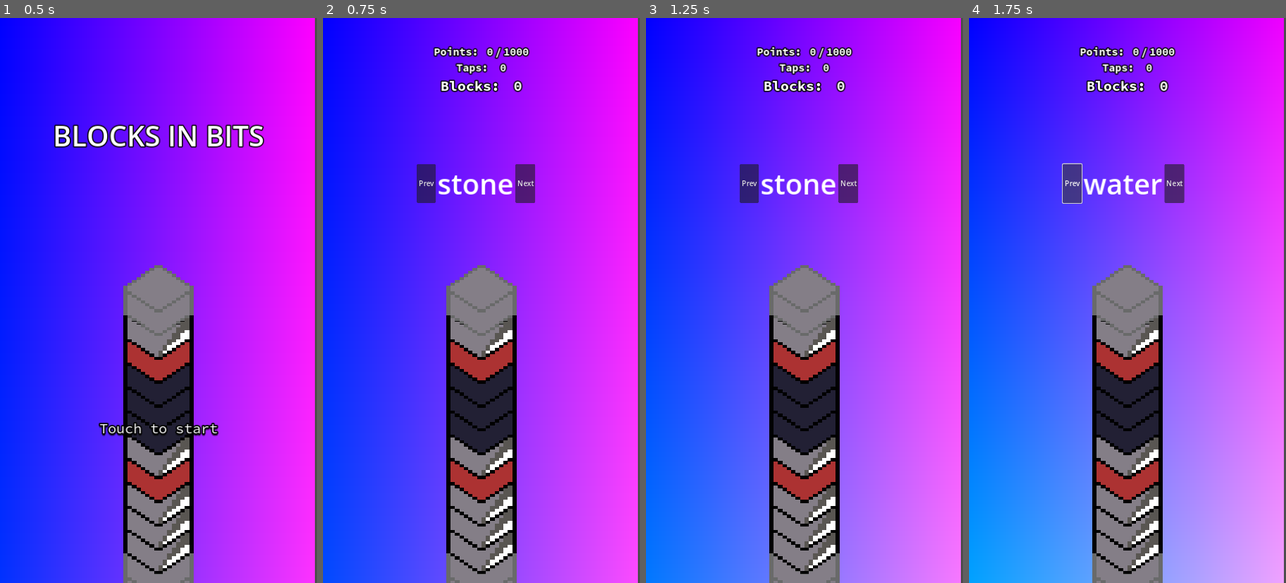
Above: before the commit, frames 1-4 (left to right).
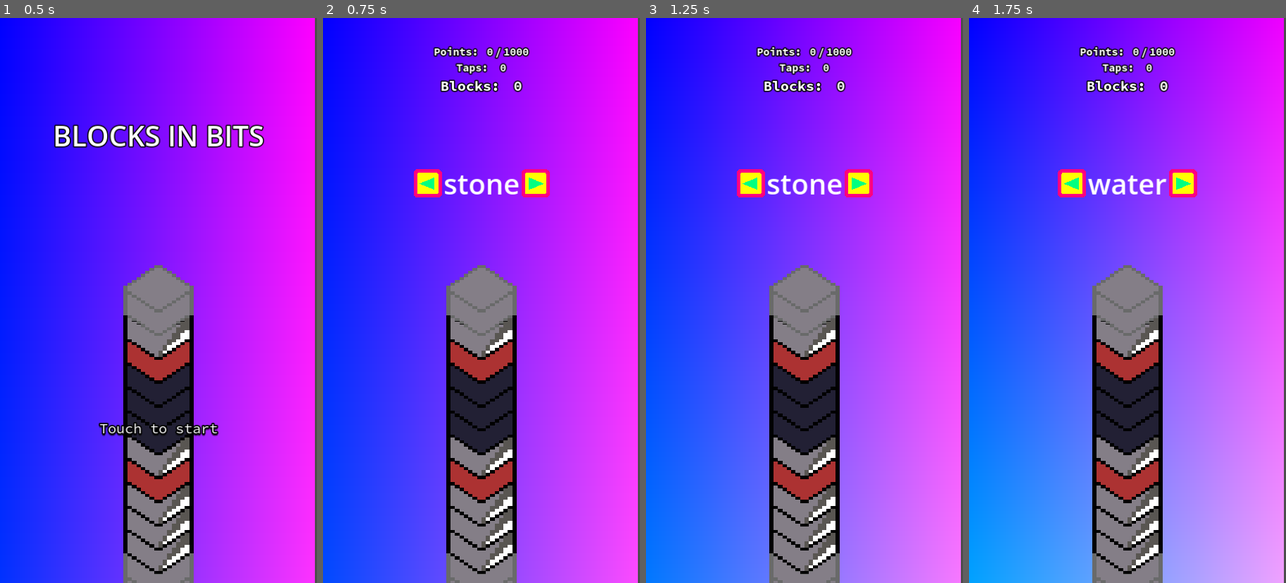
Above: after the commit, the same moments.

Repository: tfcb93/block-in-bits
Game: Godot game, scene res://Scenes/game.tscn
Two runs of this game, one before a commit and one after it. Both use one fixed random seed, a clock stepped at 60 frames per second and the inputs below.
Inputs (mouse positions are in pixels of both pictures, inside the frame that each line leads up to):
- Up to frame 1 (0.5 s): no input
- Up to frame 2 (0.75 s): move the mouse to (551, 272) at 0.52 s; click (551, 272) at 0.67 s
- Up to frame 3 (1.25 s): no input
- Up to frame 4 (1.75 s): click (1073, 181) at 1.25 s

Frame 1 is identical in both runs. In frame 2, 1.7% of the frame differs, in the area x 28-72%, y 25-33%; in frame 3, 1.7%; in frame 4, 1.8%.

Commit message:
includes button images

Diff:
--- a/Scenes/picaxe_selector.tscn
+++ b/Scenes/picaxe_selector.tscn
@@ -1,6 +1,7 @@
-[gd_scene load_steps=3 format=3 uid="uid://dx68lqtpduw7b"]
+[gd_scene load_steps=4 format=3 uid="uid://dx68lqtpduw7b"]
 
 [ext_resource type="Script" path="res://Scripts/picaxe_selector.gd" id="1_dyclj"]
+[ext_resource type="Texture2D" uid="uid://c1r77mvi36v3l" path="res://Resources/Images/button.png" id="2_5k6lc"]
 
 [sub_resource type="LabelSettings" id="LabelSettings_gnujf"]
 font_size = 64
@@ -18,20 +19,26 @@
 offset_bottom = 419.0
 grow_horizontal = 2
 
-[node name="Previous" type="Button" parent="HBoxContainer"]
+[node name="Previous" type="TextureButton" parent="HBoxContainer"]
 texture_filter = 1
 layout_mode = 2
-text = "Prev"
+texture_normal = ExtResource("2_5k6lc")
+stretch_mode = 3
+flip_h = true
 
 [node name="Actual" type="Label" parent="HBoxContainer"]
 layout_mode = 2
 text = "Picaxe"
 label_settings = SubResource("LabelSettings_gnujf")
+horizontal_alignment = 1
+vertical_alignment = 1
+justification_flags = 161
 
-[node name="Next" type="Button" parent="HBoxContainer"]
+[node name="Next" type="TextureButton" parent="HBoxContainer"]
 texture_filter = 1
 layout_mode = 2
-text = "Next"
+texture_normal = ExtResource("2_5k6lc")
+stretch_mode = 3
 
 [connection signal="button_down" from="HBoxContainer/Previous" to="." method="_on_previous_button_down"]
 [connection signal="button_down" from="HBoxContainer/Next" to="." method="_on_next_button_down"]
Binary file changed: Resources/Images/button.aseprite
Binary file changed: Resources/Images/button.png
